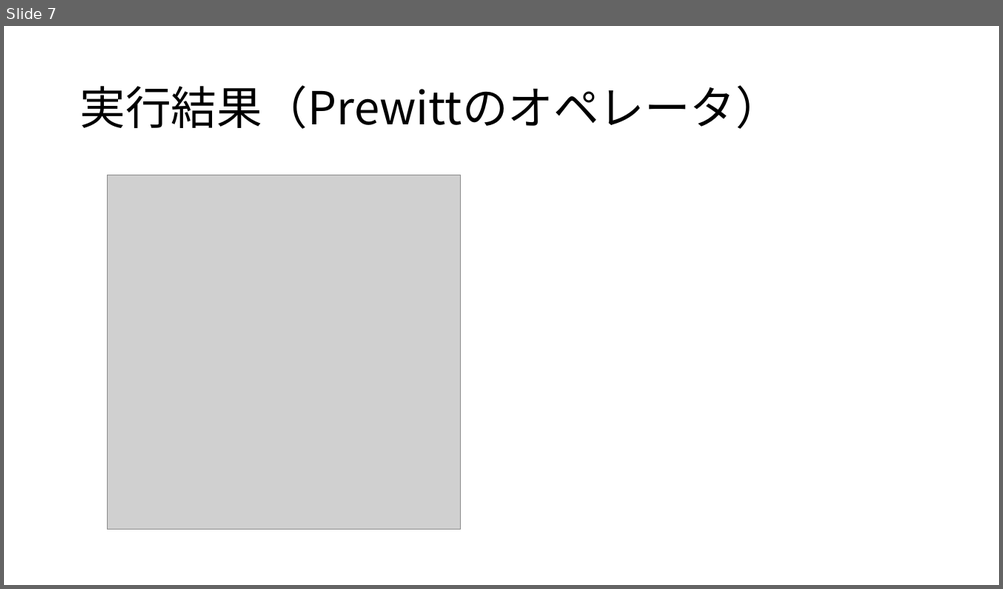
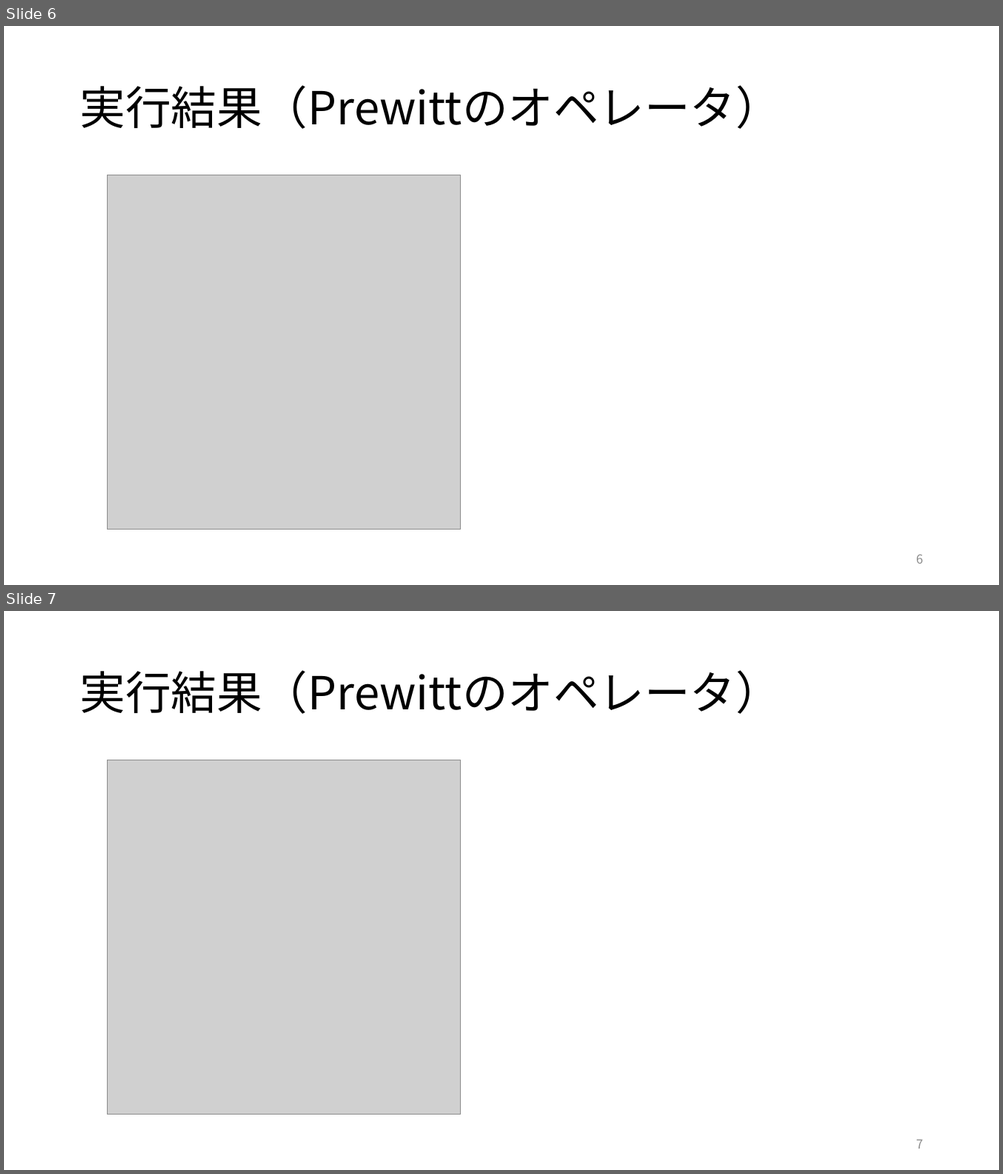
Before and after one commit to tamu0106/IN4_exp, a slide deck: exp_c/slide/実験C.pptx. Shown one above the other, each under a label of ours: slide 7 before the commit, slides 6 and 7 after it. The pictures are 1003x589 and 1003x1174 pixels, drawn with LibreOffice and Linux fonts; fonts in the diff are those of the drawing; grey boxes stand for pictures. Boxes give left, top, right and bottom in pixels: in the first picture for what was removed or moved away, otherwise in the second. Text is boxed around its words. In the diff, an @@ line names an element or a change of style, - is before the commit and + after.

```diff
--- a/exp_c/slide/実験C.pptx
+++ b/exp_c/slide/実験C.pptx
@@ slide 7 added at bbox=[4, 611, 999, 1170], background #FFFFFF @@
@@ title added at bbox=[79, 670, 781, 714], 44 pt, text #000000 @@
+実行結果（Prewittのオペレータ）
@@ picture added at bbox=[107, 760, 461, 1116] @@
@@ page number added at bbox=[916, 1140, 922, 1149], 12 pt, text #8C8C8C @@
+7
@@ what was slide 7 is now slide 6 @@
@@ slide 6 changed as well @@
@@ page number added at bbox=[916, 554, 922, 564], 12 pt, text #8C8C8C @@
+6
```
Also in this commit, not shown: 6 other slides changed, 3 other slides added, 1 slide removed, 5 other files.
